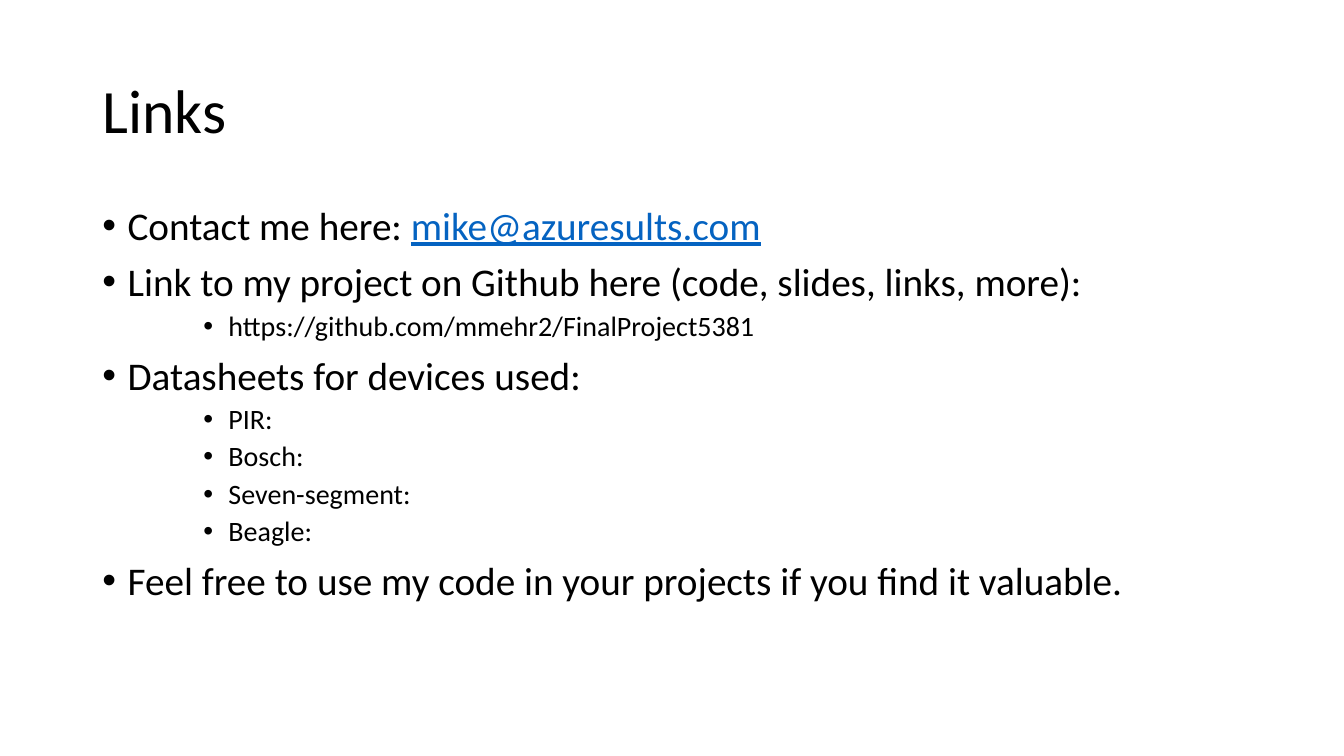
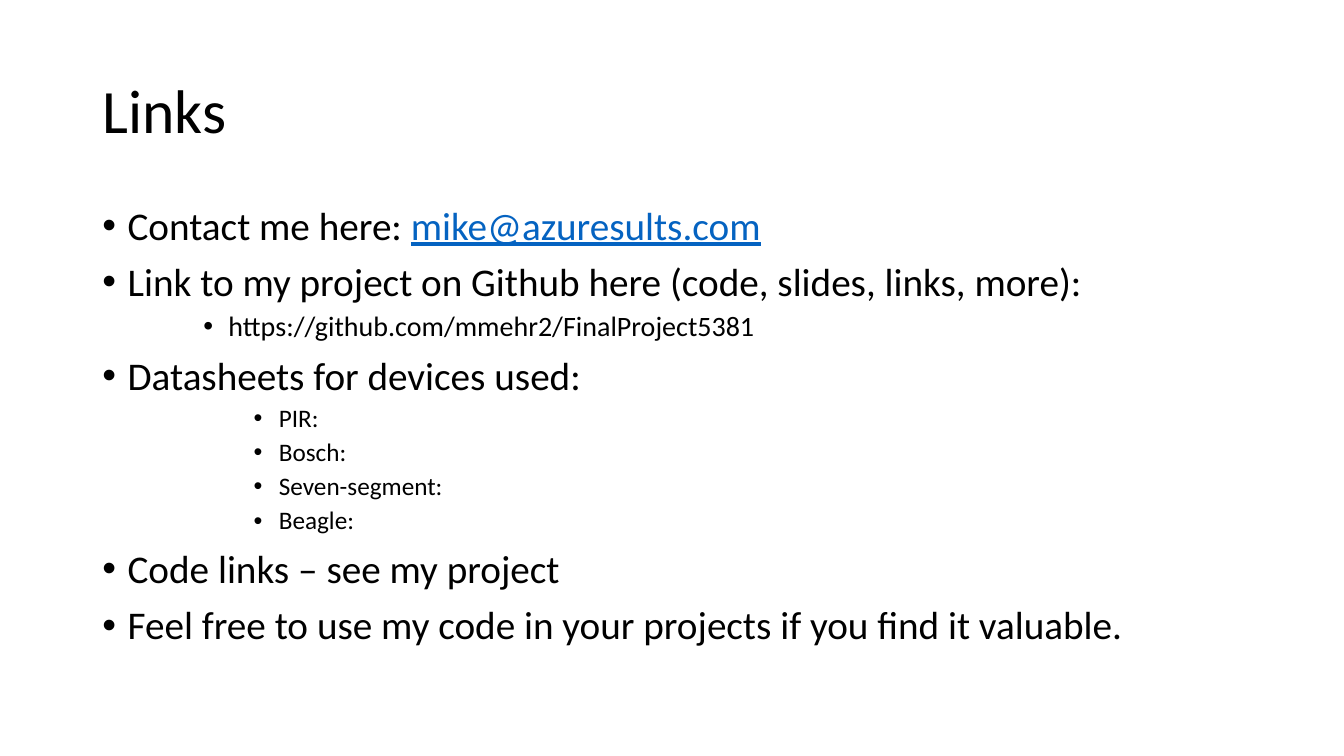
Before and after one commit to EmbeddedSystemClass/FinalProject5381, a slide deck: slide 24 of Final Project 5381.pptx. Drawn at 1344x756 pixels with LibreOffice and Linux fonts; fonts in the diff are those of the drawing. Boxes give left, top, right and bottom in pixels: in the first picture for what was removed or moved away, otherwise in the second. Text is boxed around its words. In the diff, an @@ line names an element or a change of style, - is before the commit and + after.

Commit message:
Fixed instructions for import. Added links README. More slide work.

```diff
--- a/Final Project 5381.pptx
+++ b/Final Project 5381.pptx
@@ text at bbox=[279, 410, 443, 534]: size 20 to 18 pt in "PIR:", "Bosch:", "Seven-segment:", "Beagle:"; list level 3 to 4 in "PIR:"; list level 3 to 4 in "Bosch:"; list level 3 to 4 in "Seven-segment:"; list level 3 to 4 in "Beagle:" @@
@@ text at bbox=[128, 555, 560, 590]: paragraph added @@
+• Code links – see my project
```
Also in this commit, not shown: 7 other slides changed, 2 other files.
